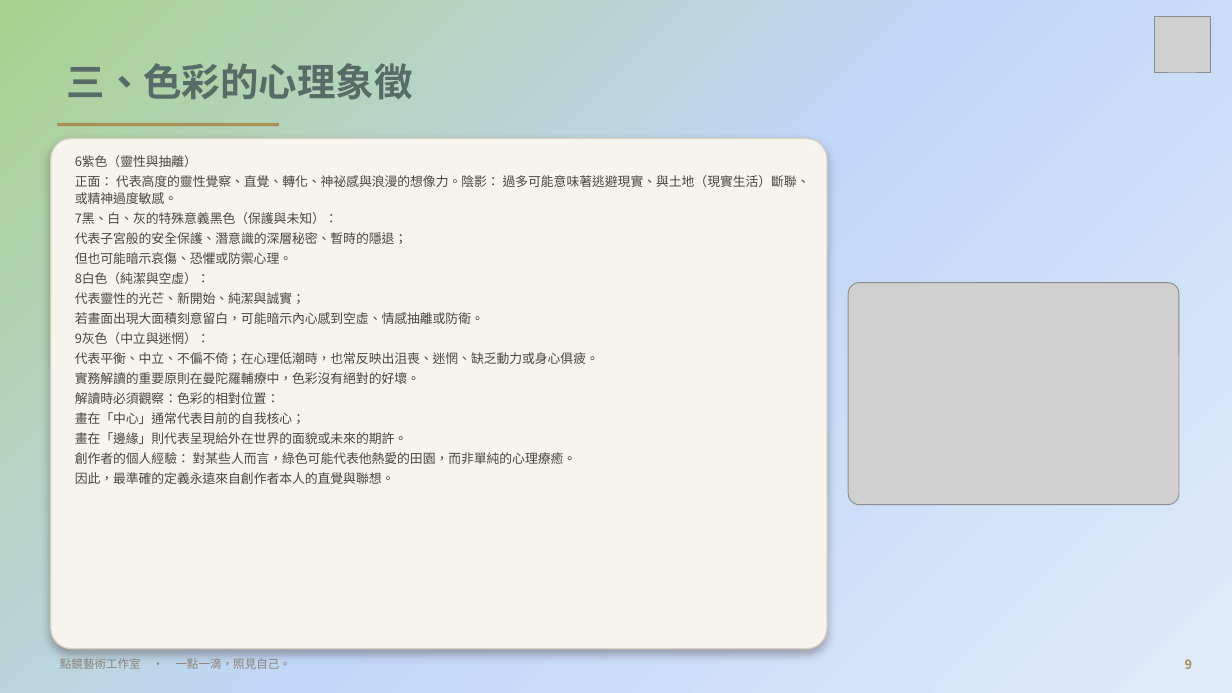
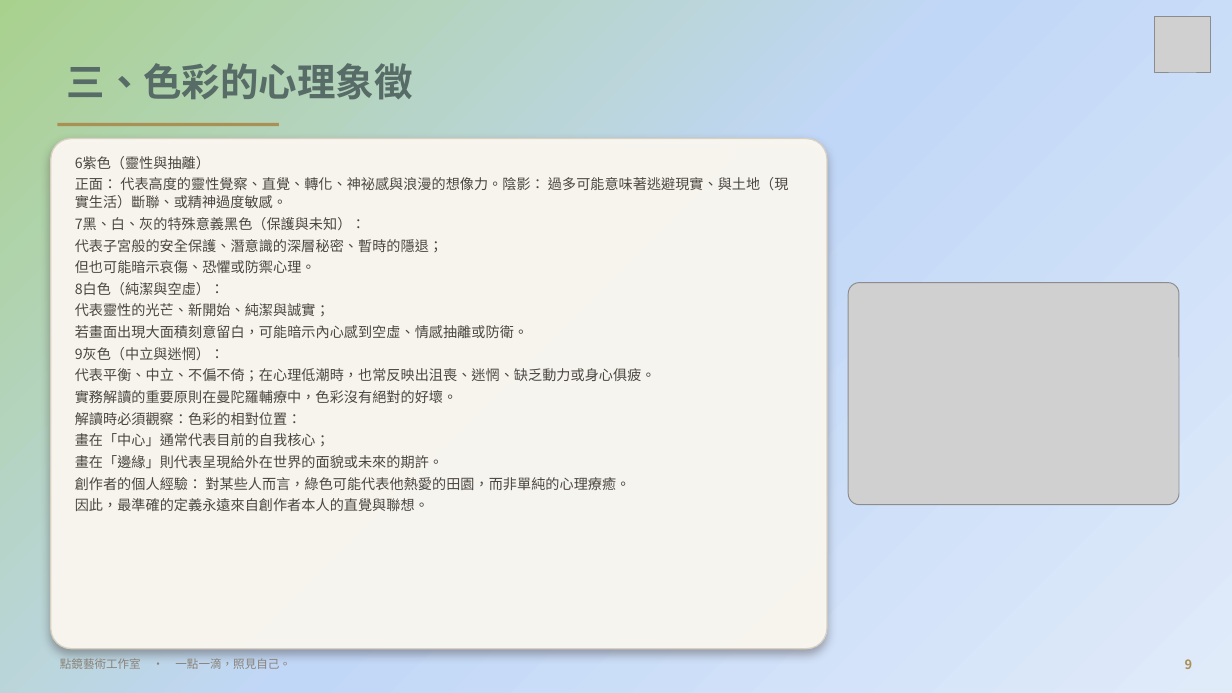
Before and after one commit to serina168/mandala-beginner, a slide deck: slide 9 of 繽紛五感體驗曼陀羅書籤畫_課程大綱.pptx. Drawn at 1232x693 pixels with LibreOffice and Linux fonts; fonts in the diff are those of the drawing; grey boxes stand for pictures; background and template pictures are left out. Boxes give left, top, right and bottom in pixels: in the first picture for what was removed or moved away, otherwise in the second. Text is boxed around its words. In the diff, an @@ line names an element or a change of style, - is before the commit and + after.

```diff
--- a/繽紛五感體驗曼陀羅書籤畫_課程大綱.pptx
+++ b/繽紛五感體驗曼陀羅書籤畫_課程大綱.pptx
@@ text "6紫色（靈性與抽離）" at [75,156,789,511]: size 10 to 11 pt @@
```
Also in this commit, not shown: 8 other slides changed, 1 other file.
